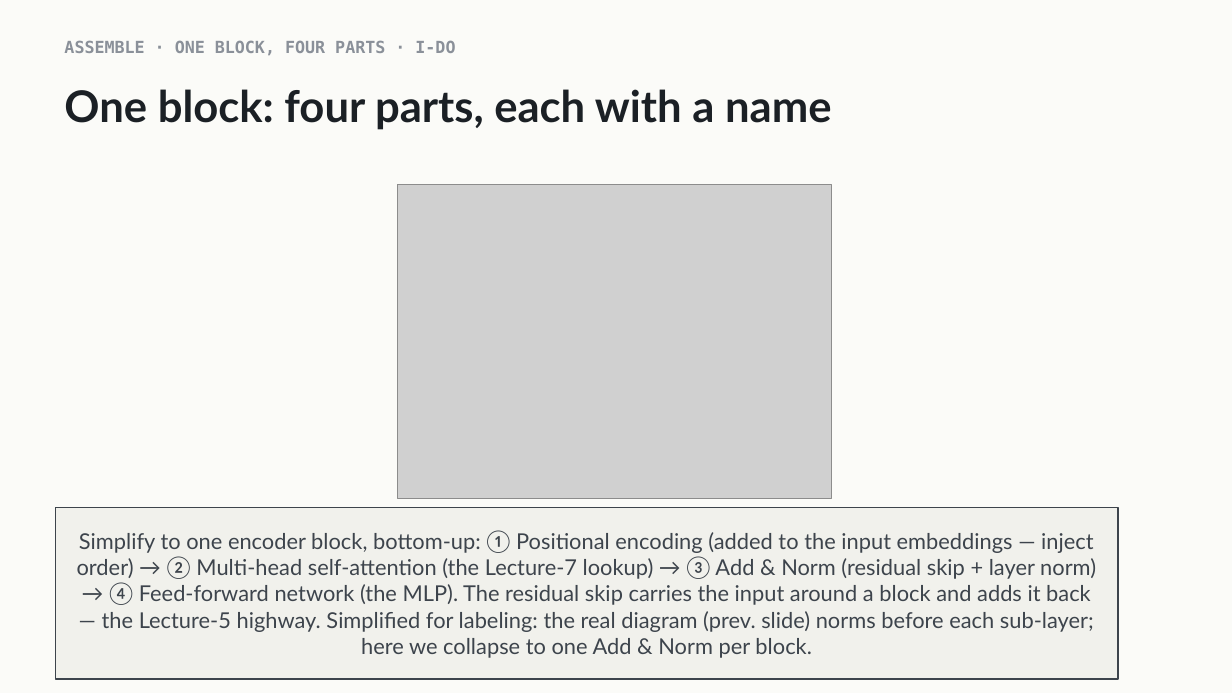
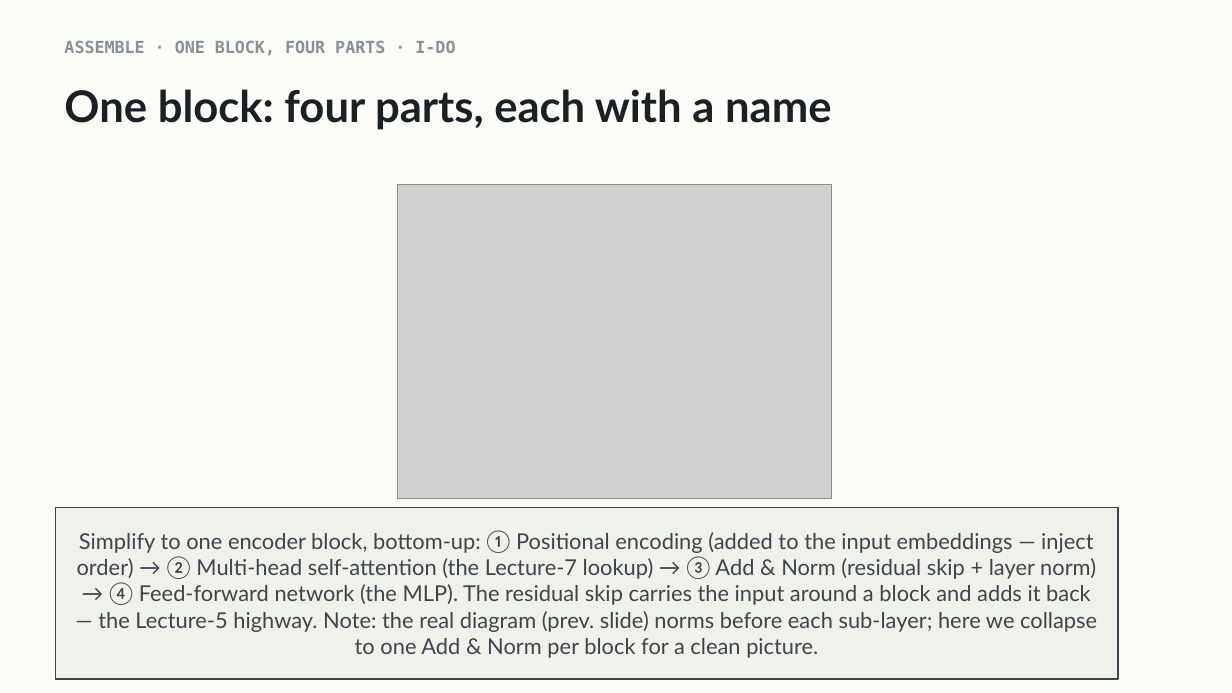
Before and after one commit to indigobio/msacl_dl_course, a slide deck: slide 9 of slides/pptx/lecture08_transformer.pptx (slide 7 before the commit). Drawn at 1232x693 pixels with LibreOffice and Linux fonts; fonts in the diff are those of the drawing; grey boxes stand for pictures. Boxes give left, top, right and bottom in pixels: in the first picture for what was removed or moved away, otherwise in the second. Text is boxed around its words. In the diff, an @@ line names an element or a change of style, - is before the commit and + after.

Commit message:
Lecture 8: expand transformer (PE heatmap, RoPE, cross-attention, 3 families); rewrite Quiz 8 to context=K/V; introduce Casanovo on first use

```diff
--- a/slides/pptx/lecture08_transformer.pptx
+++ b/slides/pptx/lecture08_transformer.pptx
@@ text in rectangle at bbox=[77, 530, 1097, 658]: text changed @@
-Simplify to one encoder block, bottom-up: ① Positional encoding (added to the input embeddings — inject order) → ② Multi-head self-attention (the Lecture-7 lookup) → ③ Add & Norm (residual skip + layer norm) → ④ Feed-forward network (the MLP). The residual skip carries the input around a block and adds it back — the Lecture-5 highway. Simplified for labeling: the real diagram (prev. slide) norms before each sub-layer; here we collapse to one Add & Norm per block.
+Simplify to one encoder block, bottom-up: ① Positional encoding (added to the input embeddings — inject order) → ② Multi-head self-attention (the Lecture-7 lookup) → ③ Add & Norm (residual skip + layer norm) → ④ Feed-forward network (the MLP). The residual skip carries the input around a block and adds it back — the Lecture-5 highway. Note: the real diagram (prev. slide) norms before each sub-layer; here we collapse to one Add & Norm per block for a clean picture.
```
Also in this commit, not shown: 6 other slides changed, 4 slides added, 1 slide removed, 9 other files.
